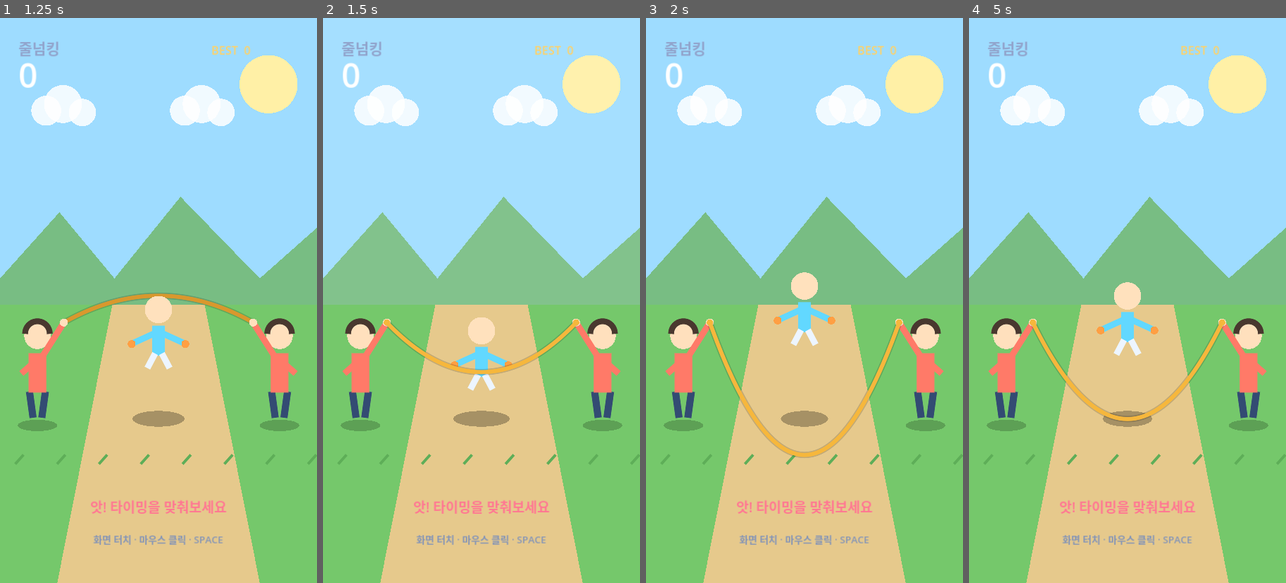
Above: before the commit, frames 1-4 (left to right).
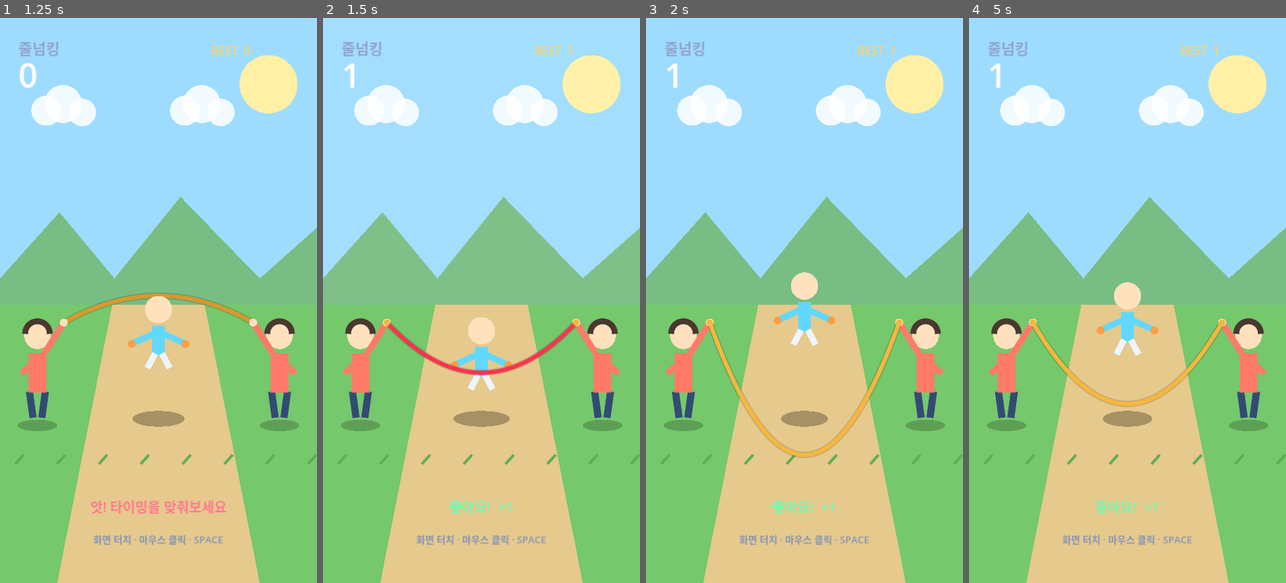
Above: after the commit, the same moments.

Repository: eunchan4490-star/Rope-King
Game: Godot game, scene res://main.tscn
Two runs of this game, one before a commit and one after it. Both use one fixed random seed, a clock stepped at 60 frames per second and the inputs below.
Inputs (mouse positions are in pixels of both pictures, inside the frame that each line leads up to):
- Up to frame 1 (1.25 s): move the mouse to (228, 272) at 0.52 s; hold Space (jump) from 0.53 s (still down); click (228, 272) at 0.67 s
- Up to frame 2 (1.5 s): move the mouse to (418, 328) at 1.27 s; release Space (jump) at 1.28 s; tap Space (jump) at 1.35 s; click (418, 328) at 1.42 s
- Up to frame 3 (2 s): tap Space (jump) at 1.52, 1.82 s
- Up to frame 4 (5 s): move the mouse to (1159, 176) at 2.02 s; hold Space (jump) 2.03-2.78 s; click (1159, 176) at 2.17 s; move the mouse to (1111, 413) at 2.77 s; tap Space (jump) at 2.85, 3.02, 3.32, 4.35, 4.52, 4.82 s; click (1111, 413) at 2.92 s; move the mouse to (1222, 385) at 3.52 s; hold Space (jump) 3.53-4.28 s; click (1222, 385) at 3.67 s; move the mouse to (1032, 215) at 4.27 s; click (1032, 215) at 4.42 s

Frame 1 is identical in both runs. In frame 2, 1.4% of the frame differs, in the area x 6-80%, y 4-88%; in frame 3, 0.7%; in frame 4, 2.2%, in the area x 6-81%, y 4-88%.

Commit message:
fix: align jump scoring with visible rope timing

Diff:
--- a/scripts/main.gd
+++ b/scripts/main.gd
@@ -9,7 +9,8 @@
 const ROPE_SWING_RADIUS := 300.0
 const BASE_ROPE_SPEED := 2.35
 const MAX_ROPE_SPEED := 4.8
-const HIT_WINDOW := 0.38
+const JUMP_TARGET_ANGLE := 0.82
+const HIT_WINDOW := 0.62
 
 var score := 0
 var best_score := 0
@@ -60,9 +61,8 @@
 	is_jumping = true
 	jump_velocity = -820.0
 
-	# The rope is dangerous while its lower half crosses the player's feet.
-	var timing_error := absf(wrapf(rope_angle - PI * 0.5, -PI, PI))
-	if timing_error <= HIT_WINDOW:
+	# Score against the same visible timing window used by the rope color.
+	if _is_jump_timing():
 		score += 1
 		best_score = maxi(best_score, score)
 		rope_speed = minf(BASE_ROPE_SPEED + score * 0.075, MAX_ROPE_SPEED)
@@ -131,7 +131,9 @@
 		# 4t(1-t) is zero at both hands and one at the middle.
 		var y := lerpf(LEFT_HAND.y, RIGHT_HAND.y, t) + 4.0 * t * (1.0 - t) * (midpoint_y - LEFT_HAND.y)
 		points.append(Vector2(x, y))
-	var rope_color := Color("f6b73c") if not _rope_is_behind() else Color("d9982d")
+	var rope_color := Color("ff334f") if _is_jump_timing() else Color("f6b73c")
+	if _rope_is_behind():
+		rope_color = Color("d9982d")
 	draw_polyline(points, Color(0, 0, 0, 0.16), 13.0, true)
 	draw_polyline(points, rope_color, 8.0, true)
 	draw_circle(LEFT_HAND, 7.0, Color("f6b73c"))
@@ -140,6 +142,11 @@
 
 func _rope_is_behind() -> bool:
 	return sin(rope_angle) < 0.0
+
+
+func _is_jump_timing() -> bool:
+	var timing_error := absf(wrapf(rope_angle - JUMP_TARGET_ANGLE, -PI, PI))
+	return timing_error <= HIT_WINDOW
 
 
 func _draw_turner(feet: Vector2, faces_left: bool) -> void:
